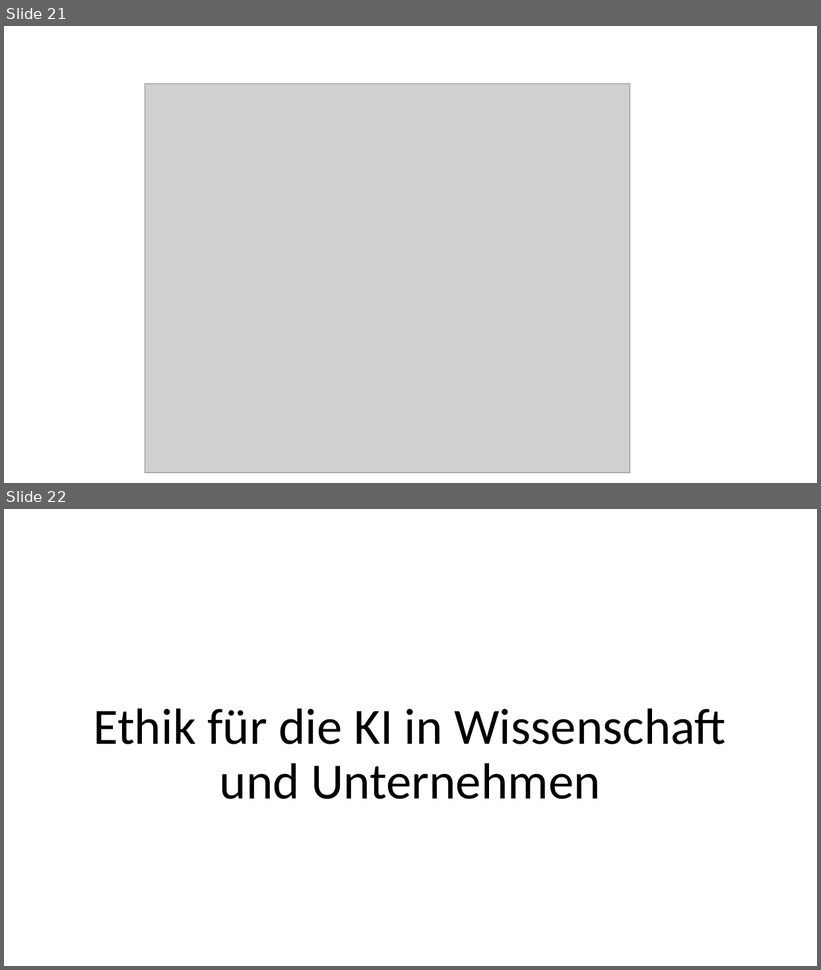
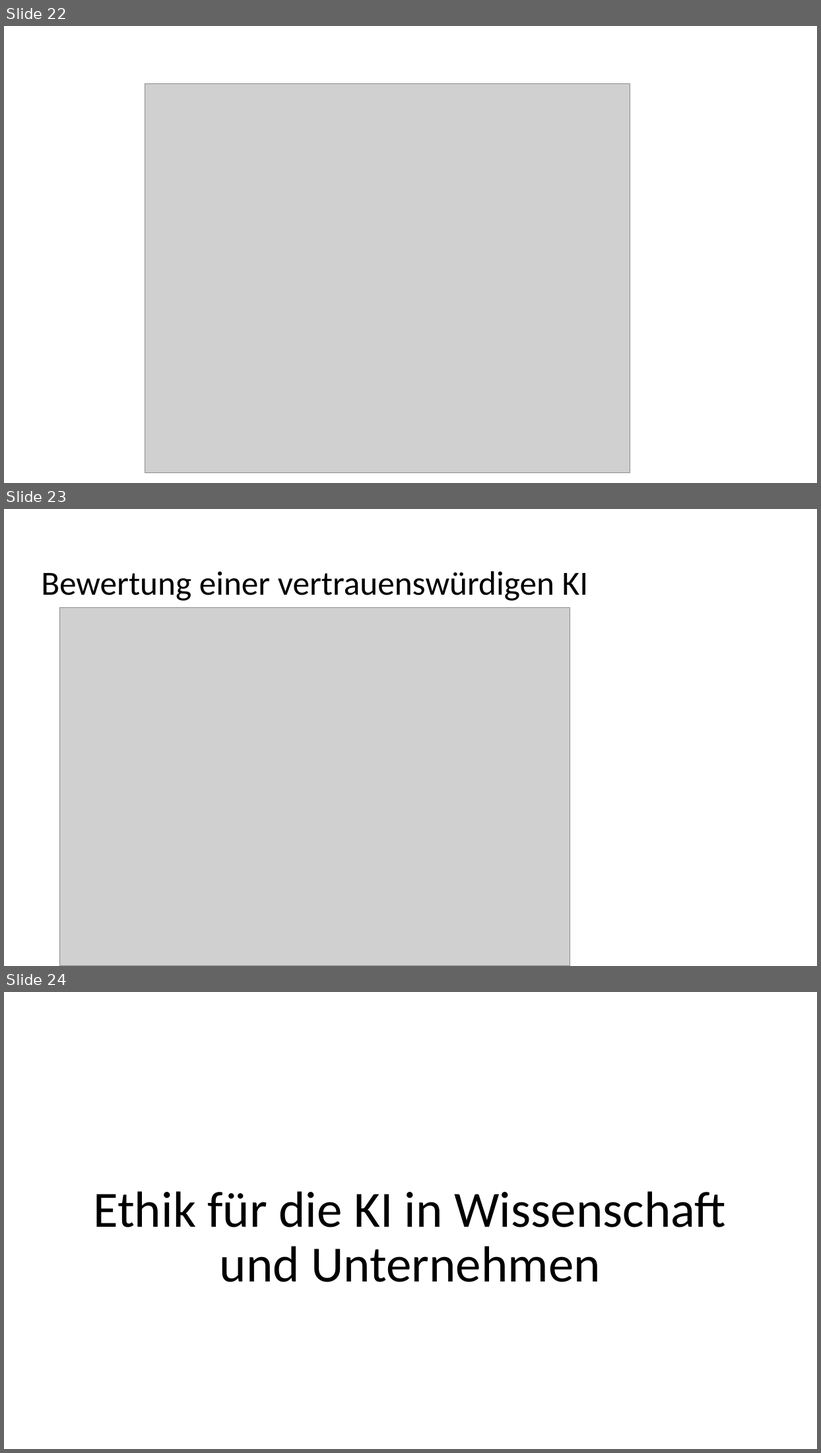
Before and after one commit to bosinoliver/ros-kinect-roboticarm, a slide deck: Kognitive Systeme Vortrag/Ethics in AI.pptx. Shown one above the other, each under a label of ours: slides 21 and 22 before the commit, slides 22, 23 and 24 after it. The pictures are 821x970 and 821x1453 pixels, drawn with LibreOffice and Linux fonts; fonts in the diff are those of the drawing; grey boxes stand for pictures; background and template pictures are left out. Boxes give left, top, right and bottom in pixels: in the first picture for what was removed or moved away, otherwise in the second. Text is boxed around its words. In the diff, an @@ line names an element or a change of style, - is before the commit and + after.

```diff
--- a/Kognitive Systeme Vortrag/Ethics in AI.pptx
+++ b/Kognitive Systeme Vortrag/Ethics in AI.pptx
@@ slide 23 added at [4, 509, 817, 966], background #FFFFFF @@
@@ title added at [41, 571, 589, 601], 40 pt, text #000000 @@
+Bewertung einer vertrauenswürdigen KI
@@ picture added at [60, 608, 571, 966] @@
@@ what was slide 21 is now slide 22 @@
@@ what was slide 22 is now slide 24 @@
```
Also in this commit, not shown: 3 slides changed, 1 other slide added, 2 other files.
